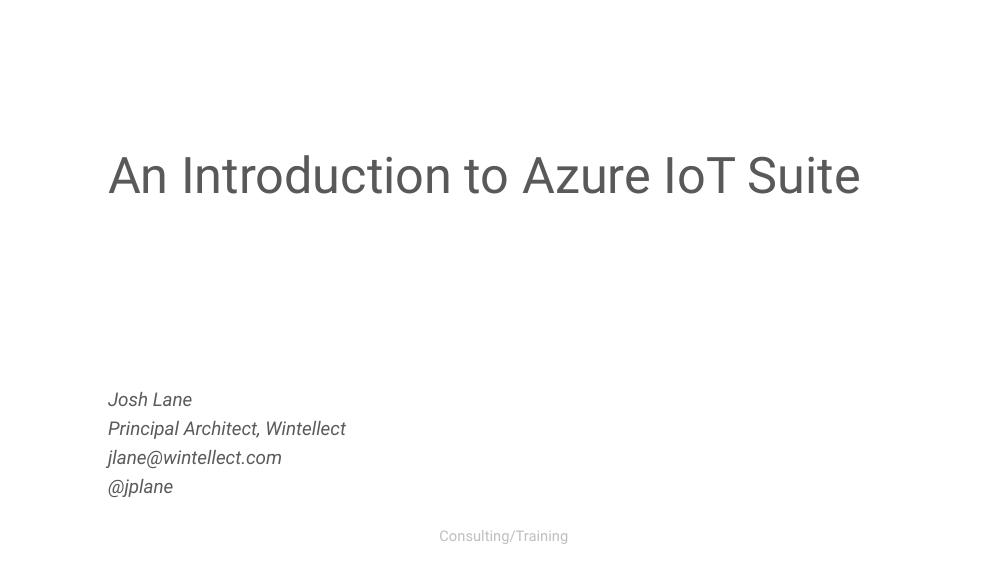
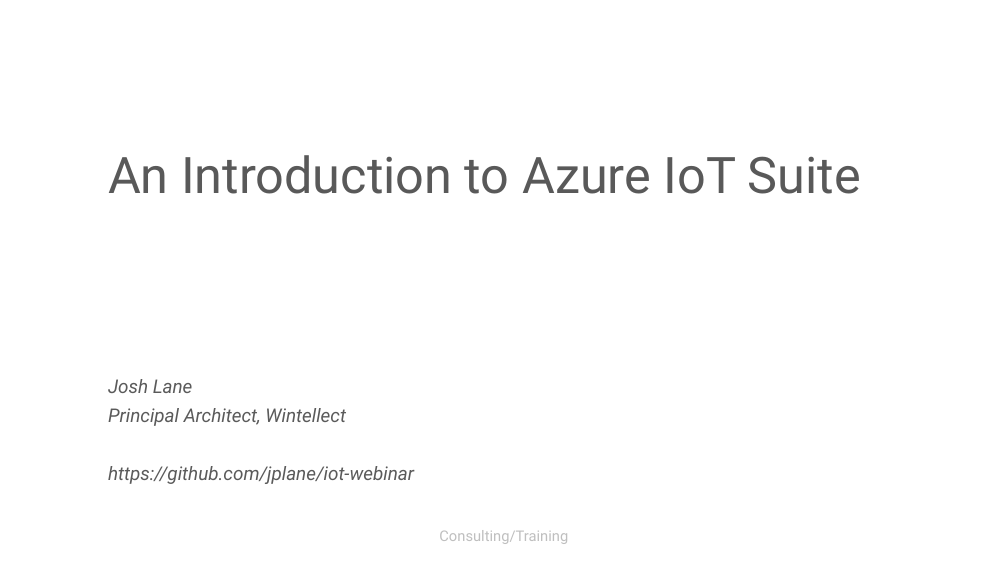
Before and after one commit to arrebagrove/iot-webinar, a slide deck: slide 1 of introduction to azure iot.pptx. Drawn at 1008x567 pixels with LibreOffice and Linux fonts; fonts in the diff are those of the drawing; background and template pictures are left out. Boxes give left, top, right and bottom in pixels: in the first picture for what was removed or moved away, otherwise in the second. Text is boxed around its words. In the diff, an @@ line names an element or a change of style, - is before the commit and + after.

```diff
--- a/introduction to azure iot.pptx
+++ b/introduction to azure iot.pptx
@@ text "Josh Lane": place and size @@
-text "Josh Lane" at [108,392,346,497]
+text "Josh Lane" at [108,379,414,484]
@@ text at [108,466,414,484]: text changed @@
-jlane@wintellect.com
-@jplane
+https://github.com/jplane/iot-webinar
```
Also in this commit, not shown: 1 other slide changed, 1 other file.
